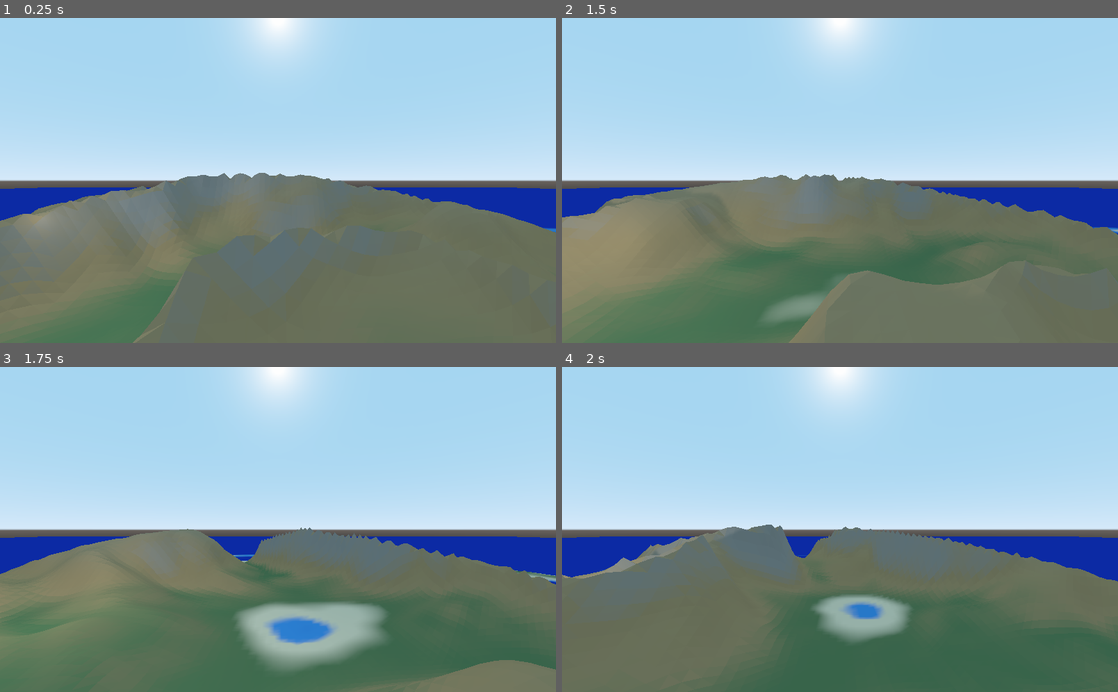
Above: before the commit, frames 1-4 (two rows, left to right).
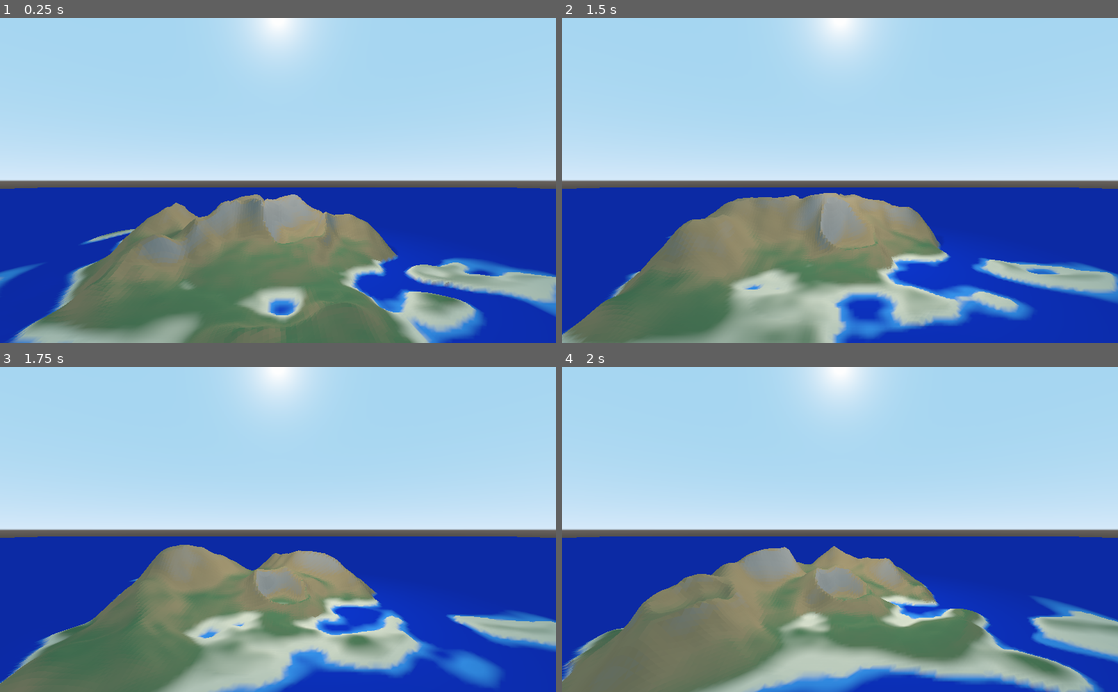
Above: after the commit, the same moments.

Repository: brennanwilkes/Tangaroa2
Game: Godot game, scene res://HeightMapTests.tscn
Same seed, same stepped clock (60 frames per second), same inputs: the game is played once before the commit and once after it.
Inputs (mouse positions are in pixels of both pictures, inside the frame that each line leads up to):
- Up to frame 1 (0.25 s): no input
- Up to frame 2 (1.5 s): tap Enter (anim_off) at 0.5 s; move the mouse to (962, 164) at 0.52 s; hold Enter (anim_off) 0.53-1.28 s; click (962, 164) at 0.67 s; tap Space (anim_on) at 1.25, 1.35 s; move the mouse to (728, 196) at 1.27 s; click (728, 196) at 1.42 s
- Up to frame 3 (1.75 s): no input
- Up to frame 4 (2 s): no input

The runs differ from the first frame. In frame 1, 33% of the frame differs, in the area x 0-100%, y 47-100%; in frame 2, 37%, in the area x 0-100%, y 48-100%; in frame 3, 36%; in frame 4, 34%.

Commit message:
Added volcanos and awesome warping

Diff:
--- a/HeightMapTests.tscn
+++ b/HeightMapTests.tscn
@@ -28,13 +28,13 @@
 script = ExtResource( 3 )
 
 [node name="OmniLight" type="OmniLight" parent="."]
-transform = Transform( 1, 0, 0, 0, 1, 0, 0, 0, 1, -22.5269, 11.9443, 22.1142 )
-light_energy = 0.5
+transform = Transform( 1, 0, 0, 0, 1, 0, 0, 0, 1, 5.04431, 19.6148, 0 )
 light_indirect_energy = 0.5
 light_specular = 0.0
 shadow_enabled = true
+shadow_color = Color( 0.0196078, 0.0156863, 0.0156863, 1 )
 shadow_bias = 2.41
-omni_range = 47.2069
+omni_range = 47.8325
 
 [node name="Island3D" parent="." instance=ExtResource( 1 )]
 
--- a/Island3D.gd
+++ b/Island3D.gd
@@ -20,7 +20,7 @@
 
 
 var ridged_noise_amplitude = 1.5;
-export var ridged_noise_power = 6;
+var ridged_noise_power = 6;
 var ridged_noise_scale = Vector2(2,2);
 
 onready var noise_mesh = self.get_mesh();
@@ -28,55 +28,20 @@
 onready var ridgedNoiseGenerator = OpenSimplexNoise.new();
 onready var reefNoiseGenerator = OpenSimplexNoise.new();
 
-export var reef_noise_amplitude = 4;
-export var reef_noise_power = 2;
-export var reef_noise_scale = Vector2(1,1);
+var reef_noise_amplitude = 4;
+var reef_noise_power = 2;
+var reef_noise_scale = Vector2(1,1);
 
 export var hasMotu = true;
+export var hasVolcano = true;
+var volcanoSize = 25;
 
 export var liveRefresh = false;
 export var animate = false;
 
-
-
-func smin(a : float, b : float, k : float):
-	var h = clamp(0.5 + 0.5*(a-b)/k, 0.0, 1.0);
-	return (a * (1-h) + b * h) - k*h*(1.0-h);
-
-func distance(a : Vector2,b : Vector2):
-	return sqrt(pow(a.x-b.x,2)+pow(a.y-b.y,2));
-
-onready var MAX_CIRCLE_DISTANCE = min(noise_size.x,noise_size.y) / 2.0;
-
-func circle_distance(coord : Vector2):
-	return distance(coord,Vector2(0.0,0.0)) / MAX_CIRCLE_DISTANCE;
-
-func normalIslandScaler(coord : Vector2):
-	var dis = circle_distance(coord);
-	dis = smin(pow(dis,0.15),pow(dis+0.5,4),0.999999)
-	return clamp(1 - dis,0,1);
-
-func motuIslandScaler(coord : Vector2):
-	var adj = coord;
-	var sqr_dis = max(abs(coord.x),abs(coord.y));
-	sqr_dis = sqr_dis / MAX_CIRCLE_DISTANCE;
-	sqr_dis = 1 - sqr_dis;
-	sqr_dis = clamp(sqr_dis,0,1);
-	adj.x += 4 * sqr_dis * get_noise_height(coord);
-	adj.y += 4 * sqr_dis * get_noise_height(coord * 2);
-
-	var dis = circle_distance(adj);
-	var x = 2.2 * pow(dis,2);
-	var y = 20 * pow((dis-0.9),2) + 0.9;
-	return clamp(1-min(x,y),0,1);
-
-func reefScaler(coord : Vector2):
-	var dis = circle_distance(coord) - 0.5;
-	if(dis <= 0):
-		return 0;
-	return clamp(1.25 * pow(dis,0.25),0,1);
-
 func update_noise_settings():
+
+	var min_size = min(noise_size.x,noise_size.y);
 
 	noise_scale.x = max(1,floor(400.0/noise_size.x));
 	noise_scale.y = max(1,floor(400.0/noise_size.y));
@@ -86,7 +51,7 @@
 	ridged_noise_scale.x = max(1,2-((noise_size.x/100-1)/3));
 	ridged_noise_scale.y = max(1,2-((noise_size.y/100-1)/3));
 
-	ridged_noise_amplitude = min(1.8,1.5 + (min(noise_size.x,noise_size.y)/100-1)/12);
+	ridged_noise_amplitude = min(1.8,1.5 + (min_size/100-1)/12);
 
 
 	noiseGenerator.seed = noise_seed;
@@ -107,6 +72,74 @@
 	reefNoiseGenerator.persistence = noise_persistence;
 	reefNoiseGenerator.lacunarity = noise_lacunarity;
 
+	if(hasMotu):
+		reef_noise_amplitude = (10.0/3.0) + min_size*2.0/300.0;
+		var scl = clamp(1 - (min_size/100.0 - 1)/6.0,0.25,1.0);
+		reef_noise_scale = Vector2(scl,scl);
+	else:
+		reef_noise_amplitude = (2.0/3.0) + min_size*4.0/300.0;
+		var scl = clamp(1 - (min_size/100.0 - 1)/4.0,0.25,1.0);
+		reef_noise_scale = Vector2(scl,scl);
+
+	volcanoSize = min_size/100.0 * 15.0;
+
+func smin(a : float, b : float, k : float):
+	var h = clamp(0.5 + 0.5*(a-b)/k, 0.0, 1.0);
+	return (a * (1-h) + b * h) - k*h*(1.0-h);
+
+func distance(a : Vector2,b : Vector2):
+	return sqrt(pow(a.x-b.x,2)+pow(a.y-b.y,2));
+
+onready var MAX_CIRCLE_DISTANCE = min(noise_size.x,noise_size.y) / 2.0;
+
+func circle_distance(coord : Vector2):
+	return distance(coord,Vector2(0.0,0.0)) / MAX_CIRCLE_DISTANCE;
+
+func warped_coord(coord : Vector2, amt : float):
+	var sqr_dis = max(abs(coord.x),abs(coord.y));
+	sqr_dis = sqr_dis / MAX_CIRCLE_DISTANCE;
+	sqr_dis = 1 - sqr_dis;
+	sqr_dis = clamp(sqr_dis,0,1);
+	var adj = coord;
+	adj.x += amt * sqr_dis * (get_noise_height(coord + Vector2(-300.0,150.0))*2-1);
+	adj.y += amt * sqr_dis * (get_noise_height(coord + Vector2(100.0,-200.0))*2-1);
+	return adj;
+
+func normalIslandScaler(coord : Vector2):
+	var dis = circle_distance(coord);
+	dis = smin(pow(dis,0.15),pow(dis+0.5,4),0.999999)
+	return clamp(1 - dis,0,1);
+
+func motuIslandScaler(coord : Vector2):
+
+	var dis = circle_distance(coord);
+	var x = 2.2 * pow(dis,2);
+	var y = 20 * pow((dis-0.9),2) + 0.9;
+	return clamp(1-min(x,y),0,1);
+
+
+func reefScaler(coord : Vector2):
+	var dis = 8 * (circle_distance(coord) - 0.75);
+	dis = pow(dis,3)+2*pow(dis,2);
+	dis = dis/4 + 0.5;
+	return clamp(dis,0,1);
+
+
+func volcanoScaler(coord : Vector2, origin : Vector2, width : float):
+	var x = distance(warped_coord(coord, width/15.0 * 2.0), warped_coord(origin, width/15.0 * 3.0)) / width;
+
+	if(x > 1.5):
+		return Vector2(0.0,1.0);
+
+
+	var ls = 2*(x + 2.3) / 6 + 0.25;
+	var rs = -2*(x - 2.3) / 6 + 0.25;
+
+	var cr = pow(x,2) * 6.0 + 0.45;
+
+	return Vector2(smin(min(ls,rs),cr,0.95),clamp(cr-0.45,0,1));
+
+
 func get_transformed_noise_3d(coord : Vector2, generator, scale_factor):
 	return generator.get_noise_3d(coord.x*scale_factor.x + noise_shift.x,coord.y*scale_factor.y + noise_shift.y , noise_shift.z);
 
@@ -115,11 +148,25 @@
 	return 1 if get_transformed_noise_3d(coord, noiseGenerator, noise_scale) > midpoint else -1;
 
 func get_ridged_noise(coord : Vector2):
-	var height =  1 - abs(get_transformed_noise_3d(coord, ridgedNoiseGenerator, ridged_noise_scale));
+	var height =  min(1.0,1.01 - abs(get_transformed_noise_3d(coord, ridgedNoiseGenerator, ridged_noise_scale)));
 	height *= ridged_noise_amplitude;
 	height = pow(height,ridged_noise_power);
 	return height;
 
+func get_volcano_noise(coord : Vector2):
+	var r = get_ridged_noise(coord);
+	var data = volcanoScaler(coord, Vector2(0,0), volcanoSize);
+	var mask = data.y;
+	var vol = data.x;
+
+	vol *=  1.15 * ridged_noise_amplitude;
+	vol = pow(vol,ridged_noise_power);
+
+	vol *= (get_transformed_noise_3d(coord, noiseGenerator, noise_scale)+1)*3/4;
+
+	#return mask * 10
+	return smin(vol,r * mask,-2.5);
+
 func get_reef_noise(coord : Vector2):
 
 	var reefNoise = get_transformed_noise_3d(coord, reefNoiseGenerator, reef_noise_scale);
@@ -139,30 +186,35 @@
 
 	return height;
 
+
+
 func get_island_height(coord : Vector2):
 	var height =  get_noise_height(coord);
-	var ridges = get_ridged_noise(coord);
-
-	#var circle = normalIslandScaler(coord);
-	var circle = motuIslandScaler(coord);
-	#return motuIslandScaler(coord) * 20;
-
-	#return motuIslandScaler(coord);
+	var ridges;
+
+	if(hasVolcano):
+		ridges = get_volcano_noise(coord);
+	else:
+		ridges = get_ridged_noise(coord);
+
+
+
+	var circle;
+
+	if(hasMotu):
+		circle = motuIslandScaler(warped_coord(coord,8.0 * min(noise_size.x,noise_size.y)/100.0));
+	else:
+		circle = normalIslandScaler(warped_coord(coord,8.0 * min(noise_size.x,noise_size.y)/100.0));
 
 	height *= circle;
 	ridges *= pow(circle,1.25);
 
 	height += ridges;
 
-
-
-
-	#return get_reef_noise(coord) * 10;
 	height -= get_reef_noise(coord);
 
 	if(height < 0.01):
 		height = 0;
-
 	return height;
 
 func update_mesh(output : bool):
--- a/Island3D.tscn
+++ b/Island3D.tscn
@@ -12,4 +12,4 @@
 mesh = SubResource( 1 )
 material = ExtResource( 2 )
 script = ExtResource( 1 )
-noise_size = Vector2( 200, 200 )
+noise_precision = Vector2( 2, 2 )
--- a/Island3d.shader
+++ b/Island3d.shader
@@ -7,41 +7,42 @@
 uniform vec3 deep = vec3(0.0,0.027,0.439);
 uniform vec3 shallow = vec3(0.047,0.286,0.695);
 
+
 vec3 blend(float val, float a, float b, vec3 c1, vec3 c2){
 
-	vec3 fc1 = float(val <= a) * c1;
-	vec3 fc2 = float(val >= b) * c2;
+    vec3 fc1 = float(val <= a) * c1;
+    vec3 fc2 = float(val >= b) * c2;
 
-	float blend = (val - a) / (b - a);
-	vec3 blended = (c1 * (1.0 - blend) + c2 * (blend));
-	blended *= float(val > a && val < b);
+    float blend = (val - a) / (b - a);
+    vec3 blended = (c1 * (1.0 - blend) + c2 * (blend));
+    blended *= float(val > a && val < b);
 
-	return fc1 + fc2 + blended;
+    return fc1 + fc2 + blended;
 }
 
 void vertex() {
-	float y = VERTEX.y;
+    float y = VERTEX.y;
 
-	VERTEX.y = y * float(y >= 0.3) + float(y < 0.3)*0.01;
+    VERTEX.y = y * float(y >= 0.3) + float(y < 0.3)*0.01;
 
 
 
-	vec3 land = blend(NORMAL.y,0.75,1.0,brown,grass);
-	land = blend(y,4.0,8.0,land,brown);
-	land = blend(NORMAL.y,0.35,0.6,grey,land);
-	land = blend(y,8.0,32.0,land,grey);
+    vec3 land = blend(NORMAL.y,0.75,1.0,brown,grass);
+    land = blend(y,4.0,8.0,land,brown);
+    land = blend(NORMAL.y,0.35,0.6,grey,land);
+    land = blend(y,8.0,32.0,land,grey);
 
-	vec3 shore = blend(NORMAL.y,0.8,0.85,brown,beach);
-	land = blend(y,0.45,0.85,shore,land);
+    vec3 shore = blend(NORMAL.y,0.8,0.85,brown,beach);
+    land = blend(y,0.45,0.85,shore,land);
 
-	vec3 water = blend(y,0.0,0.2,deep,shallow);
+    vec3 water = blend(y,0.0,0.2,deep,shallow);
 
 
-	COLOR.rgb = blend(y,0.25,0.3,water,land);
+    COLOR.rgb = blend(y,0.25,0.3,water,land);
 
 }
 
 
 void fragment(){
-  ALBEDO = COLOR.xyz;
+  ALBEDO = COLOR.rgb;
 }
